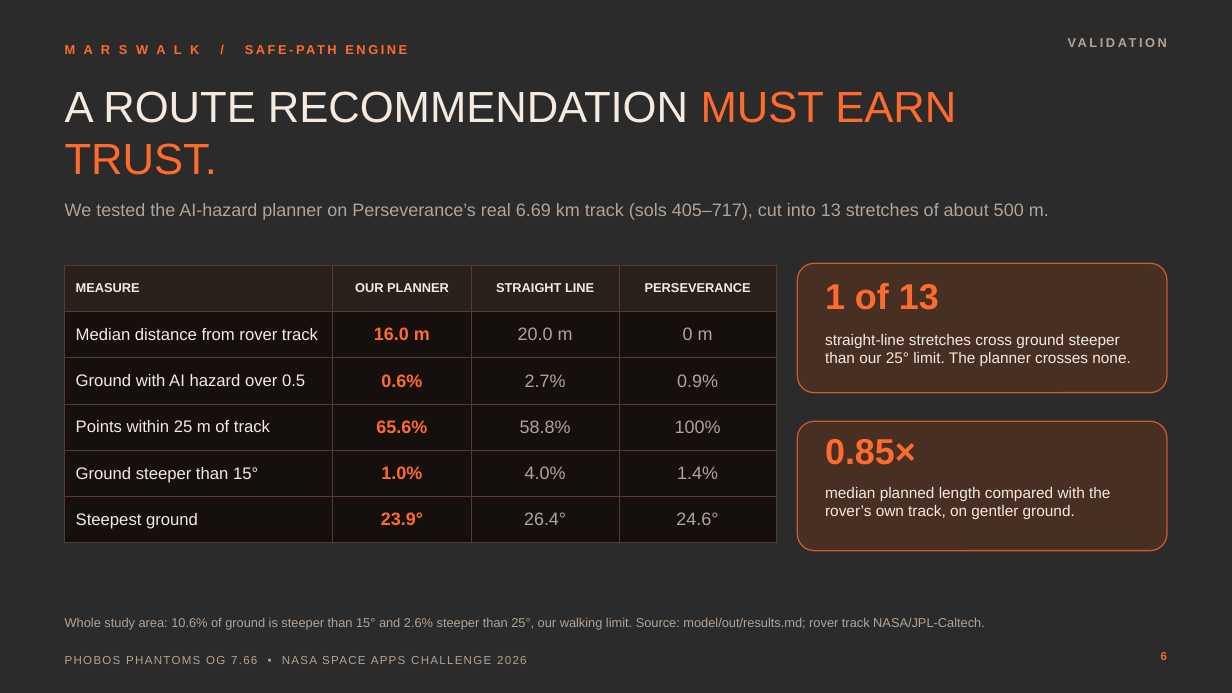
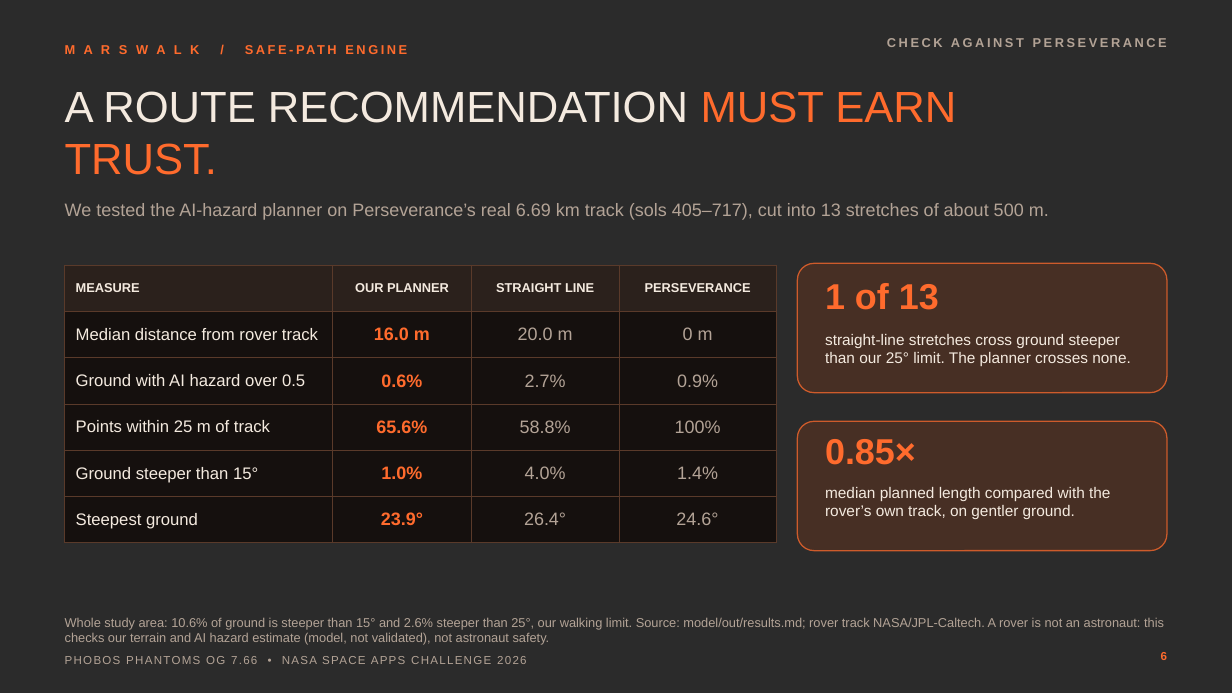
Before and after one commit to mahyda07/phobos-phantoms, a slide deck: slide 6 of submission/Marswalk-Presentation-v2.pptx. Drawn at 1232x693 pixels with LibreOffice and Linux fonts; fonts in the diff are those of the drawing; background and template pictures are left out; a plain dark background stands for a picture behind light text. Boxes give left, top, right and bottom in pixels: in the first picture for what was removed or moved away, otherwise in the second. Text is boxed around its words. In the diff, an @@ line names an element or a change of style, - is before the commit and + after.

```diff
--- a/submission/Marswalk-Presentation-v2.pptx
+++ b/submission/Marswalk-Presentation-v2.pptx
@@ text at bbox=[887, 38, 1167, 47]: text changed @@
-VALIDATION
+CHECK AGAINST PERSEVERANCE
@@ text at bbox=[65, 617, 1164, 645]: text changed @@
-Whole study area: 10.6% of ground is steeper than 15° and 2.6% steeper than 25°, our walking limit. Source: model/out/results.md; rover track NASA/JPL-Caltech.
+Whole study area: 10.6% of ground is steeper than 15° and 2.6% steeper than 25°, our walking limit. Source: model/out/results.md; rover track NASA/JPL-Caltech. A rover is not an astronaut: this checks our terrain and AI hazard estimate (model, not validated), not astronaut safety.
```
Also in this commit, not shown: 2 other slides changed, 3 other files.
